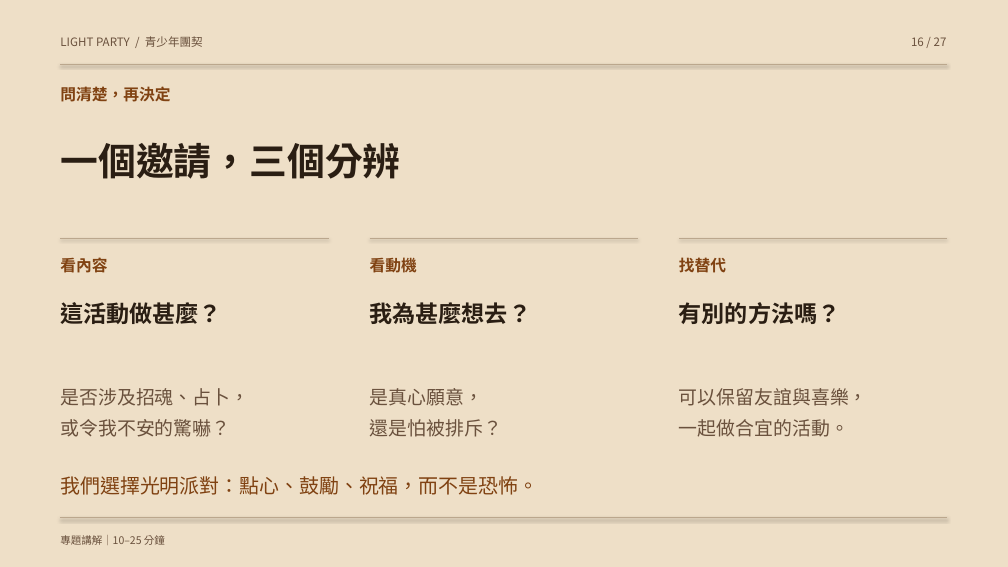
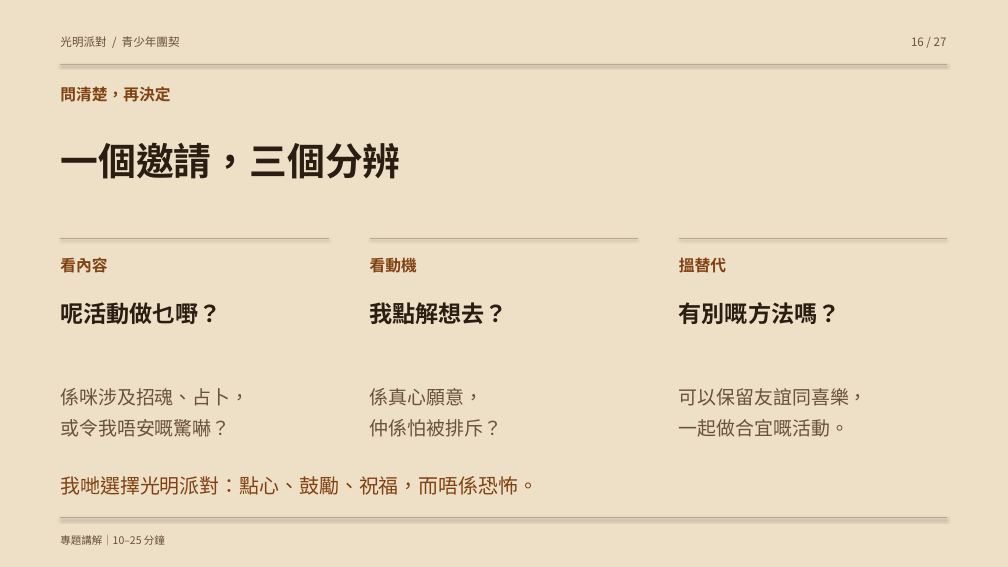
Before and after one commit to hei08285744/light-party-presentation, a slide deck: slide 16 of light-party.pptx. Drawn at 1008x567 pixels with LibreOffice and Linux fonts; fonts in the diff are those of the drawing. Boxes give left, top, right and bottom in pixels: in the first picture for what was removed or moved away, otherwise in the second. Text is boxed around its words. In the diff, an @@ line names an element or a change of style, - is before the commit and + after.

```diff
--- a/light-party.pptx
+++ b/light-party.pptx
@@ text at (60, 36, 180, 47): text changed @@
-LIGHT PARTY / 青少年團契
+光明派對 / 青少年團契
@@ text at (679, 257, 726, 273): text changed @@
-找替代
+搵替代
@@ text at (60, 302, 221, 324): text changed @@
-這活動做甚麼？
+呢活動做乜嘢？
@@ text at (370, 302, 508, 324): text changed @@
-我為甚麼想去？
+我點解想去？
@@ text at (679, 302, 840, 324): text changed @@
-有別的方法嗎？
+有別嘅方法嗎？
@@ text at (60, 388, 249, 437): text changed @@
-是否涉及招魂、占卜，
-或令我不安的驚嚇？
+係咪涉及招魂、占卜，
+或令我唔安嘅驚嚇？
@@ text at (370, 388, 502, 437): text changed @@
-是真心願意，
-還是怕被排斥？
+係真心願意，
+仲係怕被排斥？
@@ text at (679, 388, 868, 437): text changed @@
-可以保留友誼與喜樂，
-一起做合宜的活動。
+可以保留友誼同喜樂，
+一起做合宜嘅活動。
@@ text at (60, 476, 538, 495): text changed @@
-我們選擇光明派對：點心、鼓勵、祝福，而不是恐怖。
+我哋選擇光明派對：點心、鼓勵、祝福，而唔係恐怖。
```
Also in this commit, not shown: 26 other slides changed, 4 other files.
